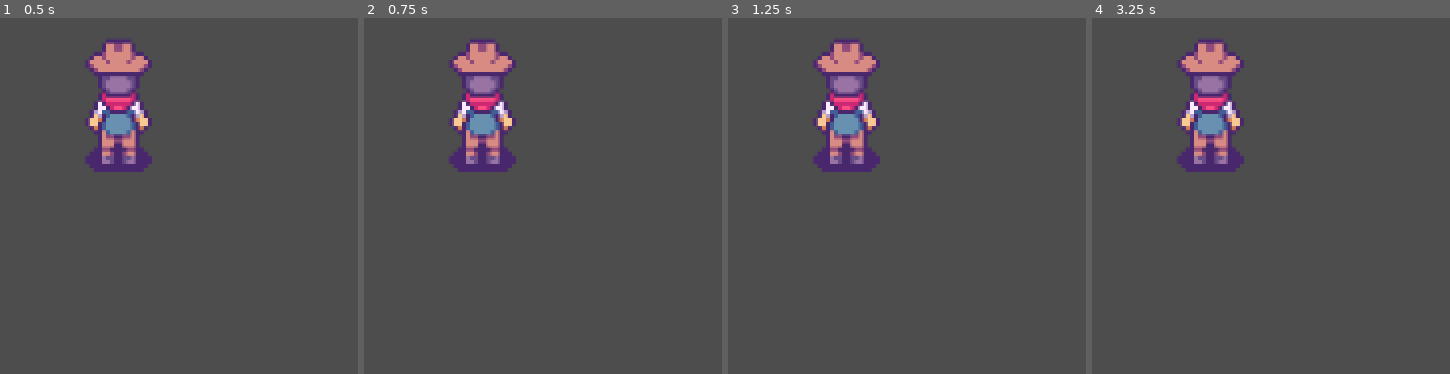
Above: before the commit, frames 1-4 (left to right).
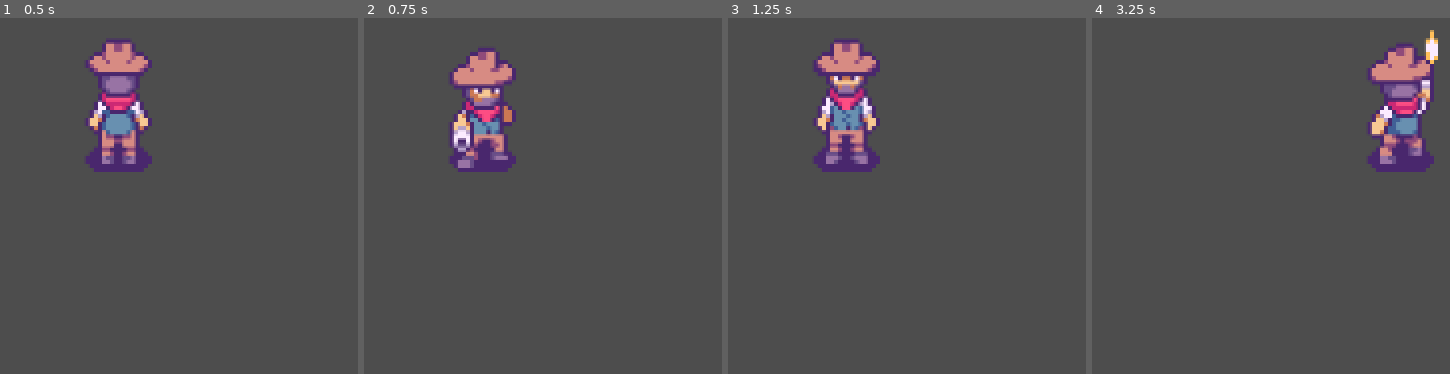
Above: after the commit, the same moments.

Repository: MutedCrow/rpg-game
Game: Godot game, scene res://Scenes/main.tscn
Two runs of this game, one before a commit and one after it. Both use one fixed random seed, a clock stepped at 60 frames per second and the inputs below.
Inputs (mouse positions are in pixels of both pictures, inside the frame that each line leads up to):
- Up to frame 1 (0.5 s): no input
- Up to frame 2 (0.75 s): tap Enter at 0.5 s; move the mouse to (outside the picture) at 0.52 s; press the mouse at (outside the picture) at 0.53 s; hold D (right) from 0.53 s (still down)
- Up to frame 3 (1.25 s): keep holding D (right)
- Up to frame 4 (3.25 s): move the mouse to (outside the picture) at 1.27 s; release D (right) at 1.28 s; release the mouse at (outside the picture) at 1.28 s; hold S (down) 1.28-2.03 s; click (outside the picture) at 1.35 s; move the mouse to (outside the picture) at 2.02 s; press the mouse at (outside the picture) at 2.03 s; hold D (right) 2.03-2.78 s; move the mouse to (1142, 306) at 2.77 s; release the mouse at (1142, 306) at 2.78 s; hold W (up) from 2.78 s (still down); click (1142, 306) at 2.85 s

Frame 1 is identical in both runs. In frame 2, 4.1% of the frame differs, in the area x 24-43%, y 6-43%; in frame 3, 1.7%; in frame 4, 11%, in the area x 24-97%, y 3-44%.
Error before the commit: Parse Error: Identifier "direction" not declared in the current scope. (res://Scripts/Player.gd:60)

Commit message:
shooting

Diff:
--- a/Scenes/main.tscn
+++ b/Scenes/main.tscn
@@ -6,4 +6,4 @@
 position = Vector2(570, 301)
 
 [node name="Player" parent="." instance=ExtResource("1_ywlya")]
-speed = null
+speed = 200
--- a/Scenes/player.tscn
+++ b/Scenes/player.tscn
@@ -905,7 +905,6 @@
 [node name="Player" type="CharacterBody2D"]
 scale = Vector2(3, 3)
 script = ExtResource("1_ba5pg")
-speed = null
 
 [node name="CollisionShape2D" type="CollisionShape2D" parent="."]
 position = Vector2(-1, 4)
@@ -914,3 +913,5 @@
 [node name="AnimatedSprite2D" type="AnimatedSprite2D" parent="."]
 sprite_frames = SubResource("SpriteFrames_c4pyd")
 animation = &"attack_up"
+
+[connection signal="animation_finished" from="AnimatedSprite2D" to="." method="_on_animated_sprite_2d_animation_finished"]
--- a/Scripts/Player.gd
+++ b/Scripts/Player.gd
@@ -57,4 +57,13 @@
 func _input(event):
 	if event.is_action_pressed("shoot"):
 		is_attacking = true
-		animation = "attack_" + returnedDirection(direction)
+		animation = "attack_" + returnedDirection(new_direction)
+		animated_sprite.play(animation)
+
+
+
+
+
+func _on_animated_sprite_2d_animation_finished():
+	print("finsih attacking")
+	is_attacking = false
--- a/project.godot
+++ b/project.godot
@@ -44,6 +44,7 @@
 shoot={
 "deadzone": 0.5,
 "events": [Object(InputEventMouseButton,"resource_local_to_scene":false,"resource_name":"","device":-1,"window_id":0,"a …(258 unchanged characters)…
+, Object(InputEventKey,"resource_local_to_scene":false,"resource_name":"","device":-1,"window_id":0,"alt_pressed":false,"shift_pressed":false,"ctrl_pressed":false,"meta_pressed":false,"pressed":false,"keycode":0,"physical_keycode":32,"key_label":0,"unicode":32,"echo":false,"script":null)
 ]
 }
 sprint={
